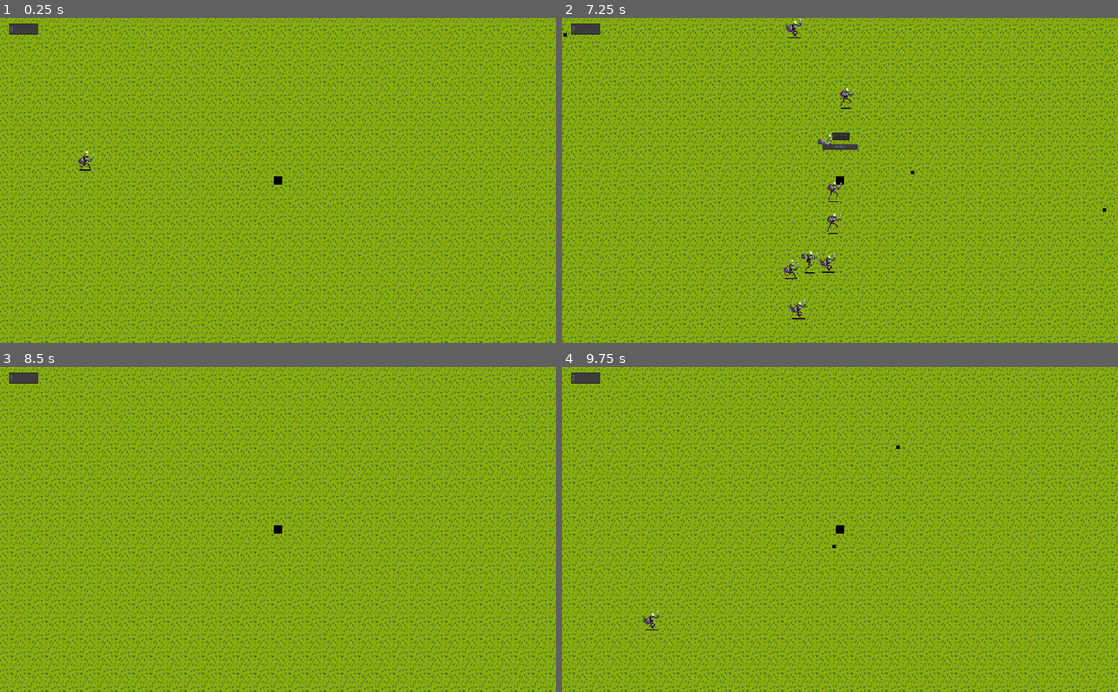
Above: before the commit, frames 1-4 (two rows, left to right).
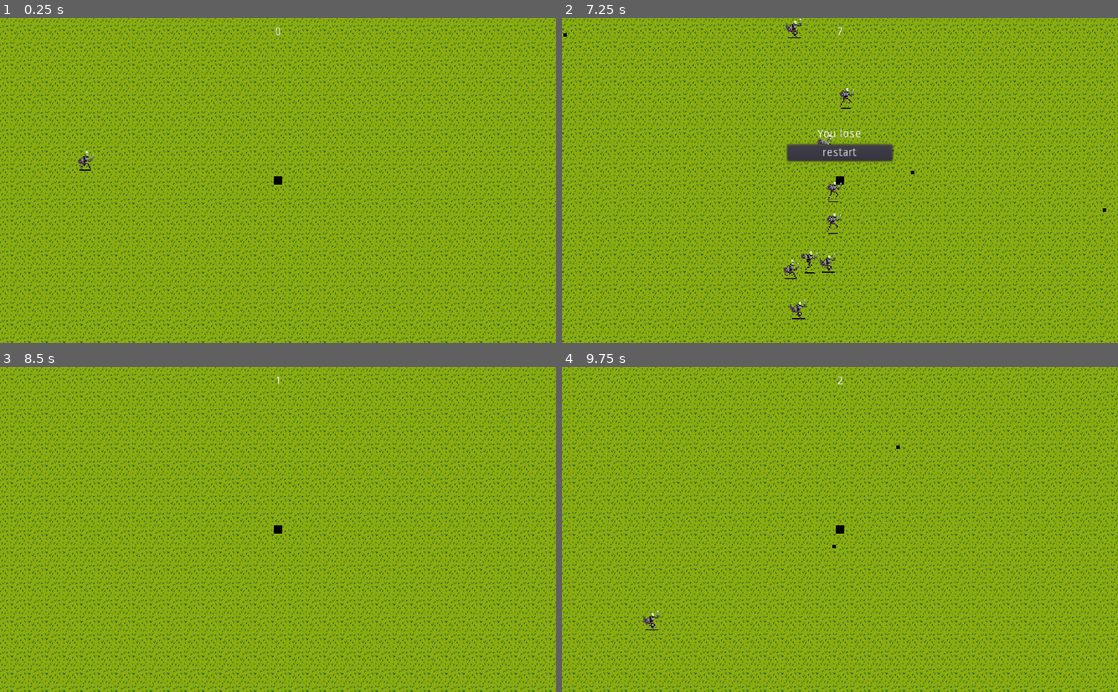
Above: after the commit, the same moments.

Repository: kirito500/vampire-soul
Game: Godot game, scene res://test.tscn
Same seed, same stepped clock (60 frames per second), same inputs: the game is played once before the commit and once after it.
Inputs (mouse positions are in pixels of both pictures, inside the frame that each line leads up to):
- Up to frame 1 (0.25 s): no input
- Up to frame 2 (7.25 s): move the mouse to (962, 164) at 0.52 s; hold A (A) 0.53-1.25 s; click (962, 164) at 0.67 s; drag from (728, 196) to (840, 180) at 1.27 s; move the mouse to (895, 109) at 2.02 s; hold S (S) 2.03-2.75 s; click (895, 109) at 2.17 s; drag from (812, 245) to (712, 317) at 2.77 s; move the mouse to (1006, 229) at 3.52 s; hold A (A) 3.53-4.25 s; click (1006, 229) at 3.67 s; drag from (673, 131) to (767, 300) at 4.27 s; move the mouse to (867, 180) at 5.02 s; hold S (S) 5.03-5.75 s; click (867, 180) at 5.17 s; drag from (756, 99) to (762, 278) at 5.77 s; move the mouse to (962, 164) at 6.52 s; hold A (A) from 6.53 s (still down); click (962, 164) at 6.67 s
- Up to frame 3 (8.5 s): release A (A) at 7.25 s; click "restart" at 7.25 s; tap Enter at 8 s; drag from (166, 545) to (278, 529) at 8.02 s
- Up to frame 4 (9.75 s): tap Space at 8.75 s; move the mouse to (895, 458) at 8.77 s; hold S (S) 8.78-9.5 s; click (895, 458) at 8.92 s; drag from (812, 594) to (673, 480) at 9.52 s

The runs differ from the first frame. In frame 1, 0.2% of the frame differs, in the area x 1-51%, y 1-6%; in frame 2, 1.3%, in the area x 1-60%, y 1-45%; in frame 3, 0.2%; in frame 4, 0.2%.

Commit message:
change text

Diff:
--- a/player/player.tscn
+++ b/player/player.tscn
@@ -24,55 +24,52 @@
 current = true
 zoom = Vector2( 2, 2 )
 
+[node name="Timer" type="Timer" parent="."]
+autostart = true
+
 [node name="on_death" type="Node2D" parent="."]
 visible = false
-
-[node name="TextEdit" type="TextEdit" parent="on_death"]
-margin_left = -29.0
-margin_top = -178.0
-margin_right = 37.0
-margin_bottom = -149.0
-text = "you lose"
-readonly = true
-context_menu_enabled = false
-shortcut_keys_enabled = false
-virtual_keyboard_enabled = false
-selecting_enabled = false
-__meta__ = {
-"_edit_use_anchors_": false
-}
+position = Vector2( -2, -138 )
+scale = Vector2( 3, 3 )
 
 [node name="respawn" type="Button" parent="on_death"]
-margin_left = -64.0
-margin_top = -134.0
-margin_right = 65.0
-margin_bottom = -114.0
+margin_left = -64.3333
+margin_top = 2.33333
+margin_right = 64.6667
+margin_bottom = 22.3333
 text = "restart"
 __meta__ = {
 "_edit_use_anchors_": false
 }
 
-[node name="scoup" type="TextEdit" parent="."]
-margin_left = -991.0
-margin_top = -580.0
-margin_right = -937.0
-margin_bottom = -559.0
-rect_scale = Vector2( 2, 2 )
-text = "0"
-readonly = true
-highlight_current_line = true
+[node name="Label" type="Label" parent="on_death"]
+margin_left = -27.0
+margin_top = -17.6667
+margin_right = 27.0
+margin_bottom = -3.66667
+text = "You lose"
 __meta__ = {
 "_edit_use_anchors_": false
 }
 
-[node name="Timer" type="Timer" parent="."]
-autostart = true
-
 [node name="Area_expirience" type="Area2D" parent="."]
 
 [node name="CollisionShape2D" type="CollisionShape2D" parent="Area_expirience"]
+position = Vector2( 0, -3 )
 shape = SubResource( 2 )
 
+[node name="scoup" type="Label" parent="."]
+margin_left = -60.0
+margin_top = -569.0
+margin_right = -20.0
+margin_bottom = -555.0
+rect_scale = Vector2( 3, 3 )
+text = "0"
+align = 1
+__meta__ = {
+"_edit_use_anchors_": false
+}
+
+[connection signal="timeout" from="Timer" to="." method="_on_Timer_timeout"]
 [connection signal="pressed" from="on_death/respawn" to="." method="_on_respawn_pressed"]
-[connection signal="timeout" from="Timer" to="." method="_on_Timer_timeout"]
 [connection signal="body_entered" from="Area_expirience" to="." method="expirience_Area_body_entered"]
--- a/test.tscn
+++ b/test.tscn
@@ -48,9 +48,6 @@
 cell_size = Vector2( 32, 32 )
 format = 1
 tile_data = PoolIntArray( -1376301, 0, 0, -1376300, 0, 0, -1376299, 0, 0, -1376298, 0, 0, -1376297, 0, 0, -1376296, 0,  …(69308 unchanged characters)…
-
-[node name="player" parent="." instance=ExtResource( 1 )]
-position = Vector2( 30, 6 )
 
 [node name="_on_MobTimer_timeout" type="Timer" parent="."]
 wait_time = 0.1
@@ -107,4 +104,7 @@
 scale = Vector2( 3.93749, 105.812 )
 texture = ExtResource( 2 )
 
+[node name="player" parent="." instance=ExtResource( 1 )]
+position = Vector2( 30, 6 )
+
 [connection signal="timeout" from="_on_MobTimer_timeout" to="." method="_on__on_MobTimer_timeout_timeout"]
